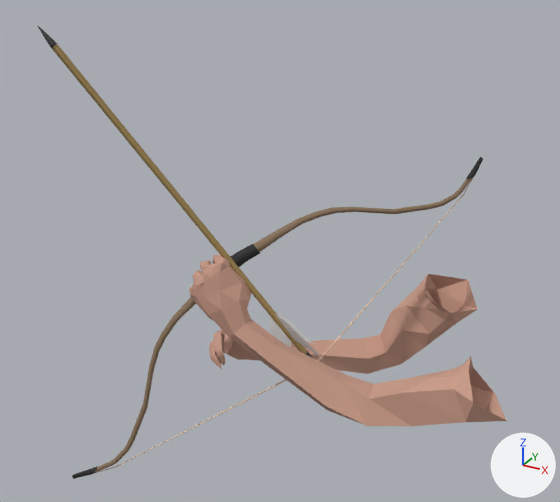
An edit to the Blender file ScoopsField/res/items/shortbow/shortbow_moveset.blend, drawn before and after from the same camera.
Before and after are seen from a 50 mm camera at (0.29, -1.22, 0.52) aimed at (-0.37, -0.02, -0.08). Lighting does not change. The marker at lower right points along +X, +Y and +Z. The first picture is the older version. Both versions are drawn at frame 15 of the action 'unequip'; the numbers are the values there.

In view in the first picture: 'Arrow', 'Shortbow', 'Viewmodel'.
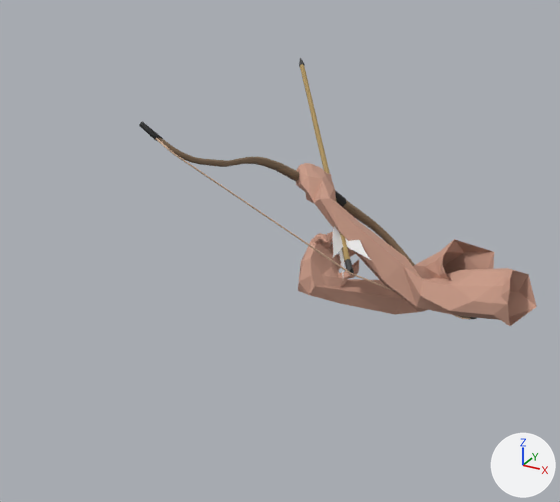
Where the change shows, as pixel boxes [x1, y1, x2, y2] in the pictures (560 x 502 px):
'Viewmodel', posed (24% narrower): before [189, 255, 506, 426]; after [296, 163, 537, 326]
'Shortbow', posed (18% narrower, 38% shorter): before [72, 157, 483, 479]; after [139, 121, 477, 319]
'Arrow', posed (75% narrower, 35% shorter): before [37, 25, 323, 359]; after [299, 58, 371, 275]

What the commit changed:
Bone 'weapon_r' (bone_weapon_r) moves from (-0.375, -0.045, 0.182) to (-0.375, -0.027, -0.187).
Bone 'weapon_r' (bone_weapon_r) turns from (-38, 15, -57) to (-101, -48, -36) degrees about its own x, y and z.
Bone 'hand_ik_r' (bone_hand_ik_r) moves from (0.108, -0.269, 0.477) to (0.173, -0.241, 0.453).
Bone 'hand_ik_r' (bone_hand_ik_r) turns from (-39, 40, -18) to (-49, 30, -66) degrees about its own x, y and z.
